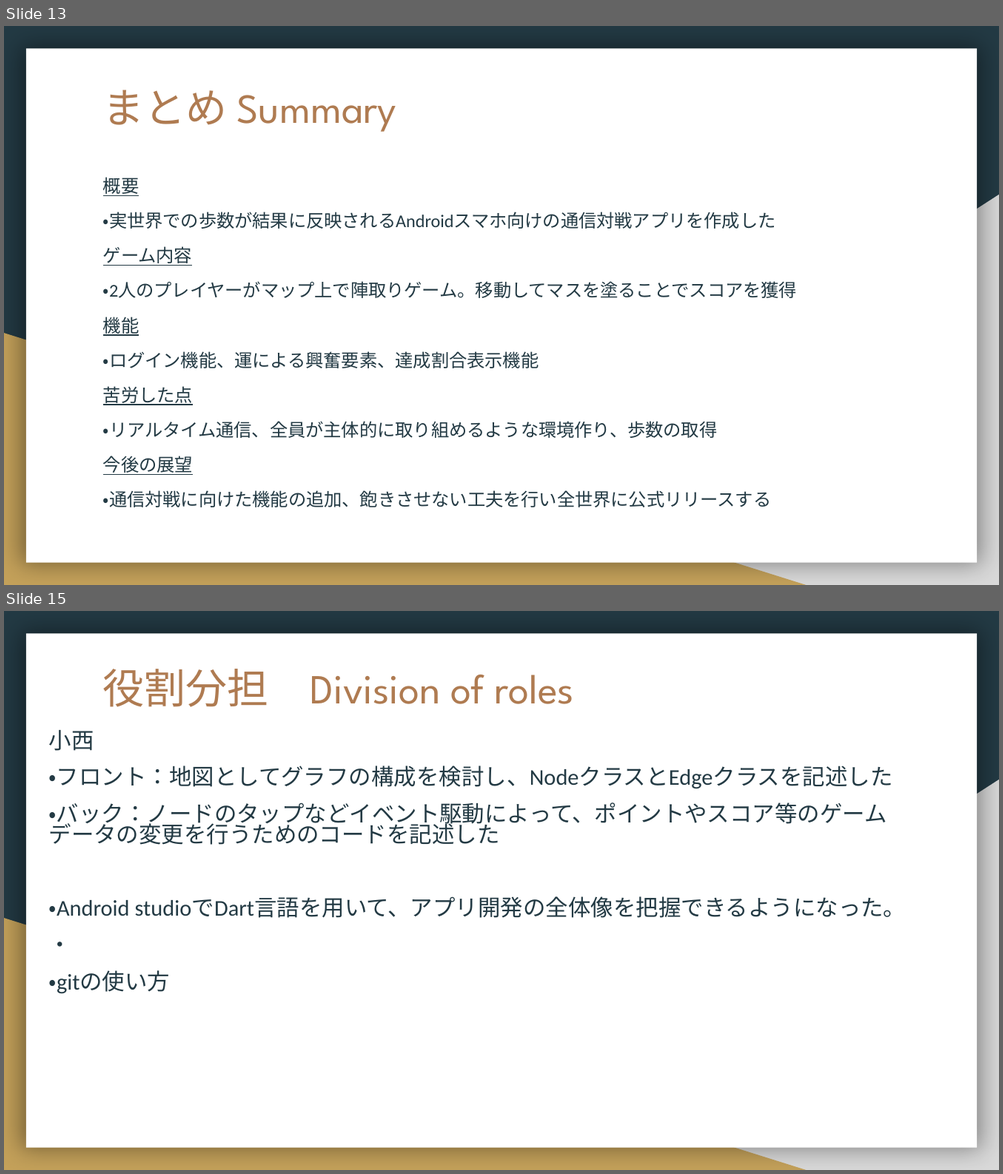
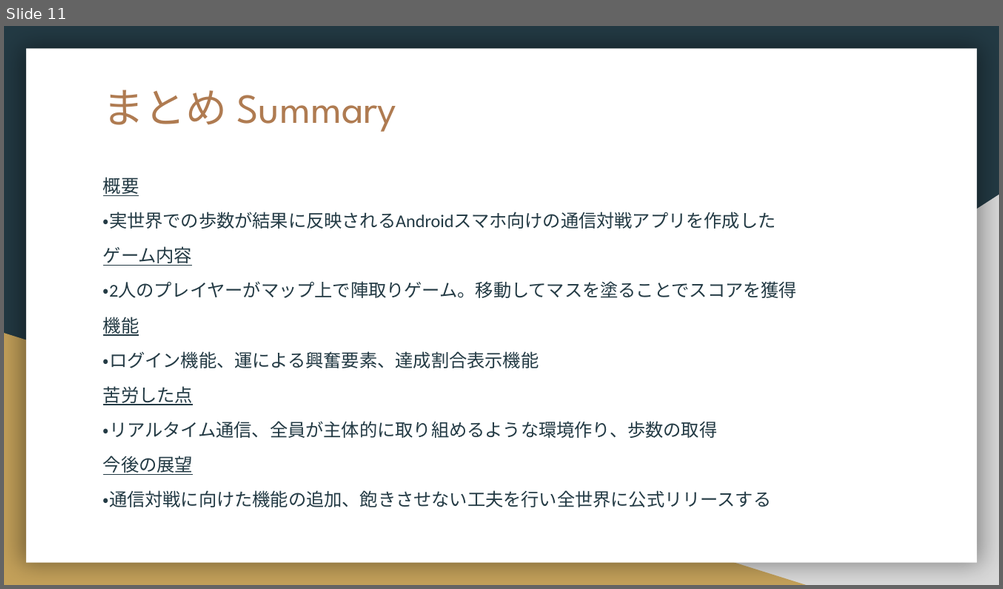
Before and after one commit to akimoto834/portfolio, a slide deck: 実習Group4_0521最終発表.pptx. Shown one above the other, each under a label of ours: slides 13 and 15 before the commit, slide 11 after it; the slides between them are not shown. The pictures are 1003x1174 and 1003x589 pixels, drawn with LibreOffice and Linux fonts; fonts in the diff are those of the drawing. Boxes give left, top, right and bottom in pixels: in the first picture for what was removed or moved away, otherwise in the second. Text is boxed around its words. In the diff, an @@ line names an element or a change of style, - is before the commit and + after.

```diff
--- a/実習Group4_0521最終発表.pptx
+++ b/実習Group4_0521最終発表.pptx
@@ slide 15 removed at <box>4,611,999,1170</box>, background #233A44; not listed: 3 template elements that a slide beside it also shows @@
@@ title removed at <box>103,669,574,707</box> @@
-役割分担 Division of roles
@@ text removed at <box>49,730,906,994</box> @@
-小西
-・フロント：地図としてグラフの構成を検討し、NodeクラスとEdgeクラスを記述した
-・バック：ノードのタップなどイベント駆動によって、ポイントやスコア等のゲームデータの変更を行うためのコードを記述した
-・Android studioでDart言語を用いて、アプリ開発の全体像を把握できるようになった。
-・
-・gitの使い方
@@ what was slide 13 is now slide 11 @@
```
Also in this commit, not shown: 5 slides changed, 4 other slides removed, 3 other files.
